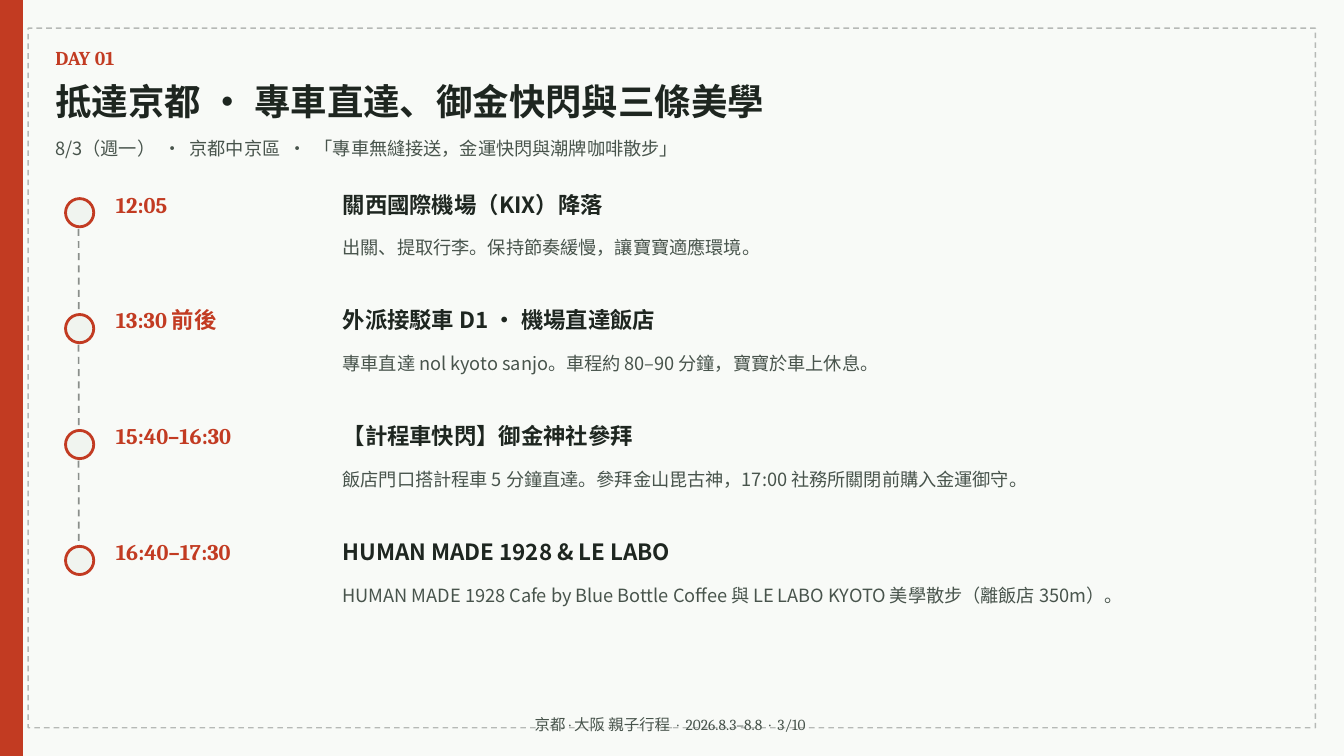
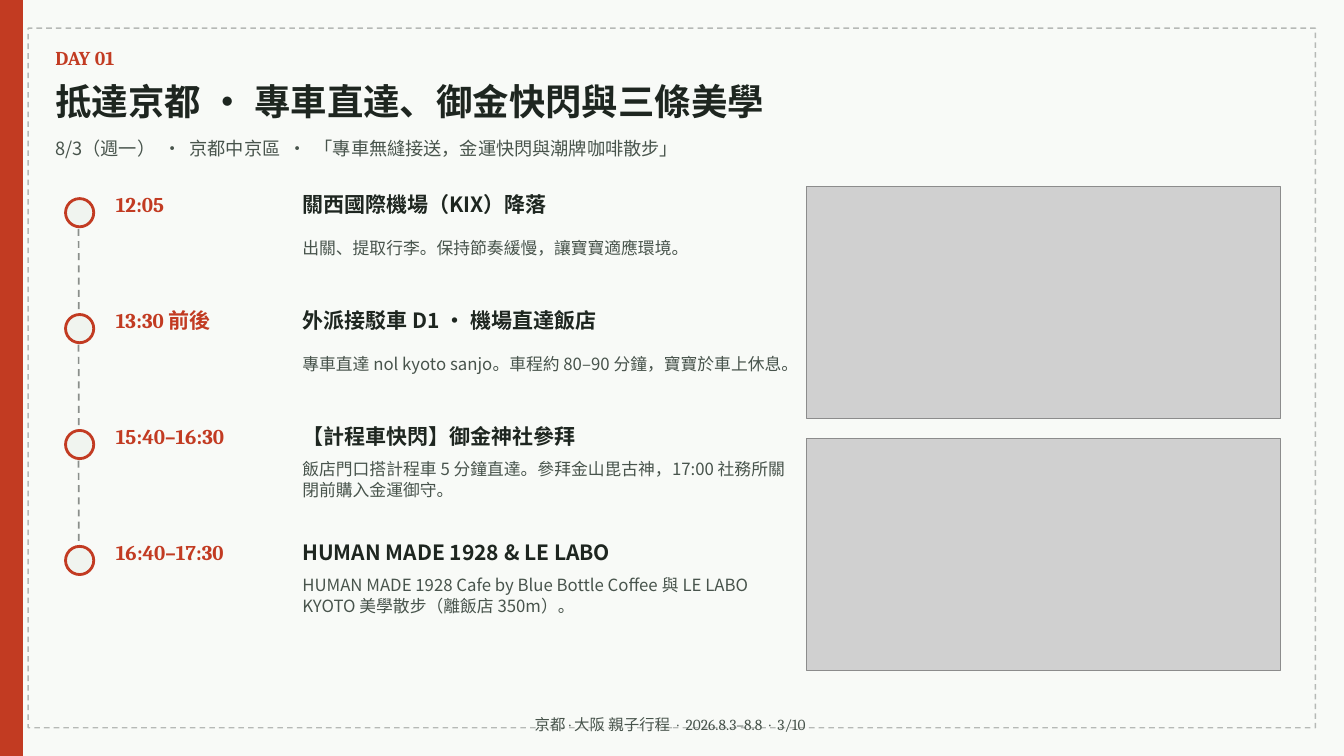
Before and after one commit to maxchan-stack/family-trip-kyoto-osaka-2026, a slide deck: slide 3 of itinerary.pptx. Drawn at 1344x756 pixels with LibreOffice and Linux fonts; fonts in the diff are those of the drawing; grey boxes stand for pictures. Boxes give left, top, right and bottom in pixels: in the first picture for what was removed or moved away, otherwise in the second. Text is boxed around its words. In the diff, an @@ line names an element or a change of style, - is before the commit and + after.

Commit message:
Embed all high quality real spot photos directly into download files (PPTX slides & Pocket Map folded sheet)

```diff
--- a/itinerary.pptx
+++ b/itinerary.pptx
@@ text "關西國際機場（KIX）降落": place and size @@
-text "關西國際機場（KIX）降落" at [343, 194, 603, 215]
+text "關西國際機場（KIX）降落" at [302, 194, 546, 214]
@@ picture added at [807, 187, 1280, 418] @@
@@ text "出關、提取行李。保持節奏緩慢，讓寶寶適應環境。": place and size @@
-text "出關、提取行李。保持節奏緩慢，讓寶寶適應環境。" at [343, 238, 761, 256]
+text "出關、提取行李。保持節奏緩慢，讓寶寶適應環境。" at [302, 239, 688, 256]
@@ text "外派接駁車 D1 · 機場直達飯店": place and size @@
-text "外派接駁車 D1 · 機場直達飯店" at [343, 309, 655, 330]
+text "外派接駁車 D1 · 機場直達飯店" at [302, 310, 596, 330]
@@ text "專車直達 nol kyoto sanjo。車程約 80–90 ...": place and size @@
-text "專車直達 nol kyoto sanjo。車程約 80–90 ..." at [343, 354, 879, 375]
+text "專車直達 nol kyoto sanjo。車程約 80–90 ..." at [302, 356, 799, 374]
@@ text "【計程車快閃】御金神社參拜": place and size @@
-text "【計程車快閃】御金神社參拜" at [343, 425, 633, 446]
+text "【計程車快閃】御金神社參拜" at [302, 426, 575, 446]
@@ picture added at [807, 439, 1280, 670] @@
@@ text "飯店門口搭計程車 5 分鐘直達。參拜金山毘古神，17:00 社務所關閉前購入金運御守。": place and size @@
-text "飯店門口搭計程車 5 分鐘直達。參拜金山毘古神，17:00 社務所關閉前購入金運御守。" at [343, 470, 1027, 488]
+text "飯店門口搭計程車 5 分鐘直達。參拜金山毘古神，17:00 社務所關閉前購入金運御守。" at [302, 461, 785, 498]
@@ size 16 to 15 pt in 8 elements at [116, 197, 164, 212], [116, 310, 211, 330], [116, 429, 224, 444], [116, 545, 224, 560], [302, 194, 546, 214], [302, 310, 596, 330], [302, 426, 575, 446], [302, 544, 610, 561] @@
@@ text "HUMAN MADE 1928 & LE ...": place and size @@
-text "HUMAN MADE 1928 & LE ..." at [343, 543, 671, 561]
+text "HUMAN MADE 1928 & LE ..." at [302, 544, 610, 561]
@@ size 13 to 12 pt in 4 elements at [302, 239, 688, 256], [302, 356, 799, 374], [302, 461, 785, 498], [302, 577, 748, 614] @@
@@ text "HUMAN MADE 1928 Cafe by ...": place and size @@
-text "HUMAN MADE 1928 Cafe by ..." at [343, 586, 1122, 606]
+text "HUMAN MADE 1928 Cafe by ..." at [302, 577, 748, 614]
```
Also in this commit, not shown: 3 other slides changed, 2 other files.
